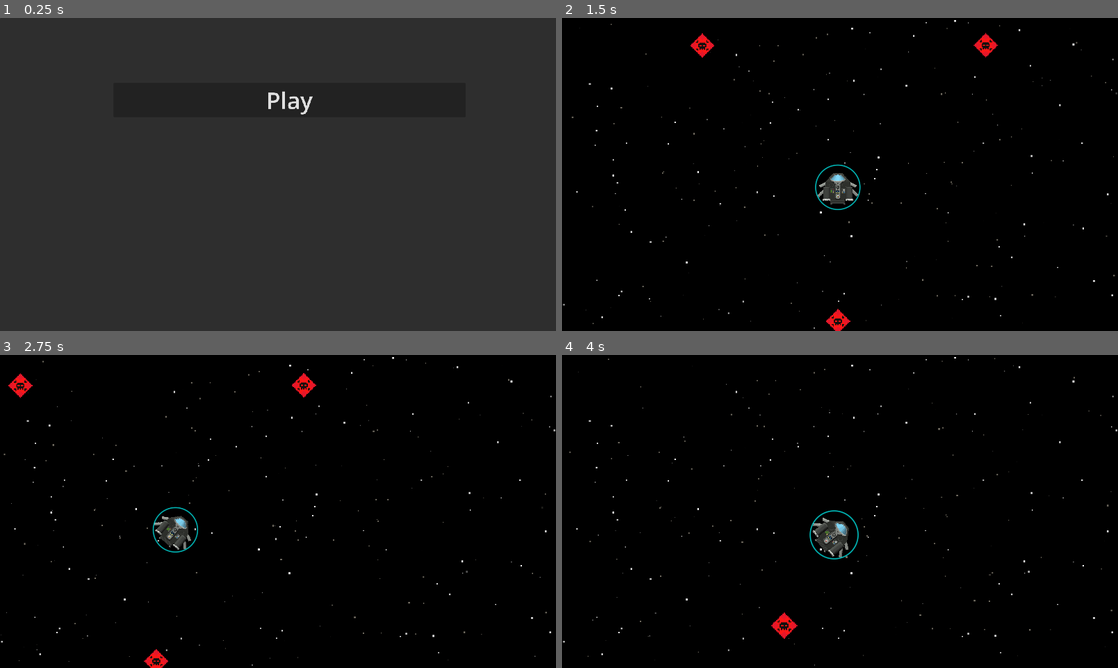
Above: before the commit, frames 1-4 (two rows, left to right).
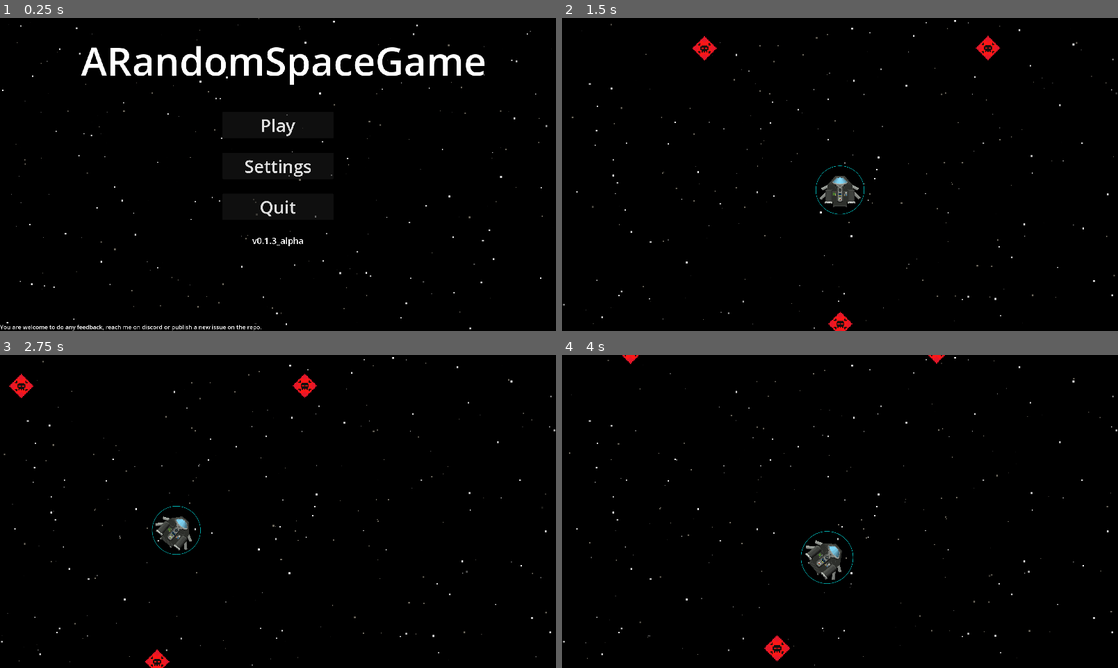
Above: after the commit, the same moments.

Repository: creusator/A_Random_Space_Game
Game: Godot game, scene res://UI/Menus/MainMenu/MainMenu.tscn
The game is run twice, just before and just after one commit, with the same random seed, the same clock (stepped at 60 frames per second) and the same inputs.
Inputs (mouse positions are in pixels of both pictures, inside the frame that each line leads up to):
- Up to frame 1 (0.25 s): no input
- Up to frame 2 (1.5 s): click (840, 165) at 0.5 s, where only the run after the commit has a clickable "Settings"; click "Play" at 1.25 s
- Up to frame 3 (2.75 s): move the mouse to (400, 495) at 2.02 s; hold D (rotate_right) from 2.03 s (still down); hold Right mouse button (enable_precision_mode_hold) from 2.03 s (still down)
- Up to frame 4 (4 s): move the mouse to (728, 527) at 2.77 s; release D (rotate_right) at 2.78 s; release Right mouse button (enable_precision_mode_hold) at 2.78 s; hold S (thrust_down) 2.78-3.53 s; tap P (enable_precision_mode_toggle) at 2.85 s; move the mouse to (895, 442) at 3.52 s; hold D (rotate_right) from 3.53 s (still down); tap Mouse wheel up (zoom_in) at 3.6 s

The runs differ from the first frame. In frame 1, 99% of the frame differs, in the area x 0-100%, y 0-100%; in frame 2, 1.0%; in frame 3, 0.7%; in frame 4, 1.7%.

Commit message:
v0.1.3_alpha release commit
- Refined main menu
- Added pause menu
- Finished energy shield shader (now supports capsule collision shapes)

Diff:
--- a/Backgrounds/Space/BackgroundSpace.tscn
+++ b/Backgrounds/Space/BackgroundSpace.tscn
@@ -102,7 +102,7 @@
 scale_curve = SubResource("CurveTexture_h6p4p")
 color_ramp = SubResource("GradientTexture1D_2lqwn")
 
-[node name="BehindCamera" type="ParallaxBackground"]
+[node name="SpaceBackground" type="ParallaxBackground"]
 scroll_ignore_camera_zoom = true
 
 [node name="Skybox" type="ColorRect" parent="."]
@@ -143,7 +143,7 @@
 process_material = SubResource("ParticleProcessMaterial_h6p4p")
 
 [node name="InFrontOfCamera" type="ParallaxBackground" parent="."]
-layer = 100
+layer = 15
 
 [node name="ParallaxLayer" type="ParallaxLayer" parent="InFrontOfCamera"]
 motion_mirroring = Vector2(1920, 1080)
--- a/Entities/Ships/NorikerMKI/ShipComponents/InternalComponents/ShieldGenerator/NorikerShield.tscn
+++ b/Entities/Ships/NorikerMKI/ShipComponents/InternalComponents/ShieldGenerator/NorikerShield.tscn
@@ -13,9 +13,10 @@
 shader_parameter/line_thickness = 3.0
 shader_parameter/smooth_factor = 4.0
 shader_parameter/inner_shrink = 0.65
+shader_parameter/corner_radius_factor = 1.0
 
 [sub_resource type="CircleShape2D" id="CircleShape2D_22pi5"]
-radius = 80.0
+radius = 85.0
 
 [sub_resource type="ShaderMaterial" id="ShaderMaterial_ocreq"]
 shader = ExtResource("2_s45xk")
@@ -24,8 +25,9 @@
 shader_parameter/radius = 50.0
 shader_parameter/color = Vector4(0, 0.8, 1, 0.73)
 shader_parameter/line_thickness = 0.1
-shader_parameter/smooth_factor = 4.0
+shader_parameter/smooth_factor = 1.0
 shader_parameter/inner_shrink = 1.0
+shader_parameter/corner_radius_factor = 100.0
 
 [sub_resource type="Gradient" id="Gradient_ocreq"]
 offsets = PackedFloat32Array(1)
--- a/Game.tscn
+++ b/Game.tscn
@@ -1,9 +1,10 @@
-[gd_scene load_steps=5 format=3 uid="uid://bl2wfrt4wupur"]
+[gd_scene load_steps=6 format=3 uid="uid://bl2wfrt4wupur"]
 
 [ext_resource type="PackedScene" uid="uid://do78wutwh6no7" path="res://Backgrounds/Space/BackgroundSpace.tscn" id="1_sb48q"]
 [ext_resource type="PackedScene" uid="uid://d0lyfduv8cm45" path="res://Entities/Ships/NorikerMKI/NorikerMKI.tscn" id="1_u44n3"]
 [ext_resource type="Script" uid="uid://dq3r12sc157up" path="res://UI/Camera/Camera.gd" id="4_sb48q"]
 [ext_resource type="PackedScene" uid="uid://bq1j8bbq5k0n1" path="res://Entities/zDevObjects/Killbox.tscn" id="4_t88pq"]
+[ext_resource type="PackedScene" uid="uid://bs4dsk2ecagfa" path="res://UI/Menus/PauseMenu/PauseMenu.tscn" id="5_t88pq"]
 
 [node name="Main" type="Node2D"]
 
@@ -21,9 +22,8 @@
 zoom_speed = 4.0
 max_zoom = 5.0
 min_zoom = 1.0
-mouse_influence_radius = 500.0
 
-[node name="BehindCamera" parent="Camera2D" instance=ExtResource("1_sb48q")]
+[node name="SpaceBackground" parent="Camera2D" instance=ExtResource("1_sb48q")]
 
 [node name="DirectionalLight2D" type="DirectionalLight2D" parent="."]
 color = Color(0.949658, 1, 0.943837, 1)
@@ -43,3 +43,8 @@
 position = Vector2(1, 459)
 scale = Vector2(4, 4)
 collision_layer = 4
+
+[node name="UI" type="CanvasLayer" parent="."]
+layer = 50
+
+[node name="PauseMenu" parent="UI" instance=ExtResource("5_t88pq")]
--- /dev/null
+++ b/Scripts/GlobalVariables.gd
@@ -0,0 +1,3 @@
+extends Node
+
+var version:String = "v0.1.3_alpha"
--- a/Scripts/Main/Main.gd
+++ /dev/null
@@ -1,17 +0,0 @@
-extends Node2D
-
-@onready var PauseMenu = $Ship/PauseMenu
-@onready var Ship = $Ship
-var paused = false
-
-func _process(_delta: float) -> void:
-	PauseMenu.rotation = -Ship.rotation
-	if Input.is_action_just_pressed("open_pause_menu"):
-		pauseMenu()
-
-func pauseMenu():
-	if paused :
-		PauseMenu.hide()
-	else :
-		PauseMenu.show()
-	paused = !paused
--- a/Scripts/Shaders/EnergyShield.gdshader
+++ b/Scripts/Shaders/EnergyShield.gdshader
@@ -8,6 +8,7 @@
 uniform float line_thickness = 0.1;
 uniform float smooth_factor = 4.0;
 uniform float inner_shrink = 1.0;
+uniform float corner_radius_factor = 100.0;
 
 float sd_circle(vec2 p, float r) {
 	return length(p) - r;
@@ -18,20 +19,30 @@
 	return length(max(q, vec2(0.0))) + min(max(q.x, q.y), 0.0) - r;
 }
 
+float sd_roundrect_custom(vec2 p, float half_w_norm, float half_h_norm, float corner_r_norm) {
+	float rect_half_x = max(half_w_norm - corner_r_norm, 0.0);
+	vec2 b = vec2(rect_half_x, half_h_norm);
+	vec2 q = abs(p) - b;
+	return length(max(q, vec2(0.0))) + min(max(q.x, q.y), 0.0) - corner_r_norm;
+}
+
 void fragment() {
 	vec2 center = vec2(0.5, 0.5);
 	float maxdim = max(shape_size.x, shape_size.y);
-	vec2 uv = (UV - center) * shape_size / maxdim;
+	vec2 uv = (UV - center) * shape_size * 1.1 / maxdim;
 	float sdf = 1.0;
+
 	if (shape_type == 0) {
-		float r = 0.48;
+		float r = 0.49;
 		sdf = sd_circle(uv, r);
 	} else {
-		float r_px = radius * 0.99;
-		float half_h_px = max((shape_size.y * 0.49) - r_px, 0.0);
-		float r_norm = r_px / maxdim;
+		float half_w_px = shape_size.x * 0.49;
+		float corner_px = clamp(radius * corner_radius_factor, 0.0, half_w_px);
+		float half_h_px = max((shape_size.y * 0.49) - corner_px, 0.0);
+		float half_w_norm = half_w_px / maxdim;
 		float half_h_norm = half_h_px / maxdim;
-		sdf = sd_roundrect(uv, vec2(r_norm, half_h_norm), r_norm);
+		float corner_r_norm = corner_px / maxdim;
+		sdf = sd_roundrect_custom(uv, half_w_norm, half_h_norm, corner_r_norm);
 	}
 	float inside = 1.0 - smoothstep(0.0, smooth_factor / maxdim, sdf);
 	float t_norm = line_thickness / maxdim;
@@ -39,17 +50,19 @@
 	float outline = 1.0 - smoothstep(t_norm, t_norm + s_norm, abs(sdf));
 	float inner = 0.0;
 	if (shape_type == 0) {
-		float r_in = 0.5 * inner_shrink;
+		float r_in = 0.49 * inner_shrink;
 		float sdf_in = sd_circle(uv, r_in);
 		inner = 1.0 - smoothstep(-s_norm, s_norm, sdf_in);
 	} else {
-		float r_px = radius;
-		float half_h_px = max((shape_size.y * 0.5) - r_px, 0.0);
-		float r_norm = r_px / maxdim;
-		float half_h_norm = half_h_px / maxdim;
-		vec2 b_in = vec2(r_norm * inner_shrink, half_h_norm * inner_shrink);
-		float r_in_norm = r_norm * inner_shrink;
-		float sdf_in = sd_roundrect(uv, b_in, r_in_norm);
+		float half_w_px = shape_size.x * 0.5;
+		float corner_px = clamp(radius * corner_radius_factor, 0.0, half_w_px);
+		float corner_px_in = corner_px * inner_shrink;
+		float half_h_px = max((shape_size.y * 0.5) - corner_px, 0.0);
+		float half_h_px_in = half_h_px * inner_shrink;
+		float half_w_norm_in = half_w_px / maxdim;
+		float half_h_norm_in = half_h_px_in / maxdim;
+		float corner_r_norm_in = corner_px_in / maxdim;
+		float sdf_in = sd_roundrect_custom(uv, half_w_norm_in, half_h_norm_in, corner_r_norm_in);
 		inner = 1.0 - smoothstep(-s_norm, s_norm, sdf_in);
 	}
 	float alpha = clamp((outline + (inside - inner)), 0.0, 1.0);
--- /dev/null
+++ b/Scripts/Shaders/Menu/MenuBlur.gdshader
@@ -0,0 +1,9 @@
+shader_type canvas_item;
+uniform sampler2D SCREEN_TEXTURE: hint_screen_texture, filter_linear_mipmap;
+
+uniform float blur: hint_range(0.0, 5.0) = 0.0;
+
+void fragment() {
+	vec4 color = texture(SCREEN_TEXTURE, SCREEN_UV, blur);
+	COLOR = color;
+}
--- a/Scripts/VFX/EnergyShieldVFX/AutoCollisionSize.gd
+++ b/Scripts/VFX/EnergyShieldVFX/AutoCollisionSize.gd
@@ -24,13 +24,13 @@
 		shape_type = 0
 		radius_px = shape.radius
 	elif shape is CapsuleShape2D:
-		new_size = Vector2(shape.radius * 2.1, shape.height)
+		new_size = Vector2(shape.radius * 2.0, shape.height)
 		shape_type = 1
 		radius_px = shape.radius / 2
 	else:
 		return
 
-	scale = new_size / texture_size
+	scale = (new_size / texture_size) * 1.1
 
 	mat.set_shader_parameter("shape_size", new_size)
 	mat.set_shader_parameter("shape_type", shape_type)
--- a/UI/Menus/MainMenu/MainMenu.gd
+++ b/UI/Menus/MainMenu/MainMenu.gd
@@ -1,9 +1,16 @@
 extends Panel
 
 @onready var play_button:Button = $MainMenuButtons/PlayButton
+@onready var quit_button:Button = $MainMenuButtons/QuitButton
+@onready var version_label:Label = $MainMenuButtons/Version
 
 func _ready() -> void:
 	play_button.pressed.connect(_on_play_button_pressed)
+	quit_button.pressed.connect(_on_quit_button_pressed)
+	version_label.text = GlobalVariables.version
 
 func _on_play_button_pressed() -> void:
 	get_tree().change_scene_to_file("res://Game.tscn")
+
+func _on_quit_button_pressed() -> void:
+	get_tree().quit()
--- a/UI/Menus/MainMenu/MainMenu.tscn
+++ b/UI/Menus/MainMenu/MainMenu.tscn
@@ -1,26 +1,77 @@
-[gd_scene load_steps=2 format=3 uid="uid://tj5g2m158dey"]
+[gd_scene load_steps=4 format=3 uid="uid://tj5g2m158dey"]
 
 [ext_resource type="Script" uid="uid://1wae0onivlyx" path="res://UI/Menus/MainMenu/MainMenu.gd" id="1_c6aju"]
+[ext_resource type="PackedScene" uid="uid://do78wutwh6no7" path="res://Backgrounds/Space/BackgroundSpace.tscn" id="2_rlwnk"]
+
+[sub_resource type="StyleBoxFlat" id="StyleBoxFlat_rlwnk"]
+bg_color = Color(0.6, 0.6, 0.6, 0)
+draw_center = false
 
 [node name="Panel" type="Panel"]
-anchors_preset = -1
+process_mode = 3
+anchors_preset = 15
 anchor_right = 1.0
 anchor_bottom = 1.0
+grow_horizontal = 2
+grow_vertical = 2
+theme_override_styles/panel = SubResource("StyleBoxFlat_rlwnk")
+script = ExtResource("1_c6aju")
+
+[node name="SpaceBackground" parent="." instance=ExtResource("2_rlwnk")]
+
+[node name="Title" type="Label" parent="."]
+layout_mode = 1
+anchors_preset = -1
+anchor_left = 0.1
+anchor_top = 0.05
+anchor_right = 0.9
+anchor_bottom = 0.2
 offset_right = 40.0
-offset_bottom = 40.0
-script = ExtResource("1_c6aju")
+offset_bottom = 23.0
+theme_override_constants/outline_size = 30
+theme_override_font_sizes/font_size = 135
+text = "ARandomSpaceGame"
+horizontal_alignment = 1
+
+[node name="Feedback" type="Label" parent="."]
+layout_mode = 1
+anchors_preset = 2
+anchor_top = 1.0
+anchor_bottom = 1.0
+offset_top = -23.0
+offset_right = 726.0
+grow_vertical = 0
+theme_override_constants/outline_size = 30
+theme_override_font_sizes/font_size = 20
+text = "You are welcome to do any feedback, reach me on discord or publish a new issue on the repo."
 
 [node name="MainMenuButtons" type="VBoxContainer" parent="."]
 layout_mode = 1
 anchors_preset = -1
-anchor_left = 0.2
-anchor_top = 0.2
-anchor_right = 0.8
+anchor_left = 0.4
+anchor_top = 0.3
+anchor_right = 0.6
 anchor_bottom = 0.8
-offset_right = 40.0
-offset_bottom = 40.0
+theme_override_constants/separation = 50
 
 [node name="PlayButton" type="Button" parent="MainMenuButtons"]
 layout_mode = 2
-theme_override_font_sizes/font_size = 80
+theme_override_font_sizes/font_size = 60
 text = "Play"
+
+[node name="Button" type="Button" parent="MainMenuButtons"]
+layout_mode = 2
+theme_override_font_sizes/font_size = 60
+text = "Settings"
+
+[node name="QuitButton" type="Button" parent="MainMenuButtons"]
+layout_mode = 2
+theme_override_font_sizes/font_size = 60
+text = "Quit"
+
+[node name="Version" type="Label" parent="MainMenuButtons"]
+layout_mode = 2
+theme_override_constants/outline_size = 30
+theme_override_font_sizes/font_size = 30
+text = "[PLACEHOLDER]"
+horizontal_alignment = 1
--- /dev/null
+++ b/UI/Menus/PauseMenu/PauseMenu.gd
@@ -0,0 +1,50 @@
+extends Control
+
+@onready var resume_button:Button = $Panel/PauseMenuButtons/ResumeButton
+@onready var restart_button:Button = $Panel/PauseMenuButtons/RestartButton
+@onready var settings_button:Button = $Panel/PauseMenuButtons/SettingsButton
+@onready var main_menu_button:Button = $Panel/PauseMenuButtons/MainMenuButton
+@onready var quit_button:Button = $Panel/PauseMenuButtons/QuitButton
+@onready var animation_player = $AnimationPlayer
+
+var is_paused:bool = false
+
+func _ready() -> void:
+	hide()
+	resume_button.pressed.connect(_on_resume_button_pressed)
+	restart_button.pressed.connect(_on_restart_button_pressed)
+	settings_button.pressed.connect(_on_settings_button_pressed)
+	main_menu_button.pressed.connect(_on_main_menu_button_pressed)
+	quit_button.pressed.connect(_on_quit_button_pressed)
+	animation_player.play("RESET")
+
+func _input(event: InputEvent) -> void:
+	if event.is_action_pressed("toggle_pause_menu"):
+		toggle_pause()
+
+func toggle_pause() -> void:
+	is_paused = !is_paused
+	get_tree().paused = is_paused
+	if is_paused:
+		show()
+		animation_player.play("PauseMenuBlurAnimation")
+	else:
+		animation_player.play_backwards("PauseMenuBlurAnimation")
+		await animation_player.animation_finished
+		hide()
+
+func _on_resume_button_pressed() -> void:
+	toggle_pause()
+
+func _on_restart_button_pressed() -> void:
+	toggle_pause()
+	get_tree().reload_current_scene()
+
+func _on_settings_button_pressed() -> void:
+	pass
+
+func _on_main_menu_button_pressed() -> void:
+	get_tree().change_scene_to_file("res://UI/Menus/MainMenu/MainMenu.tscn")
+
+func _on_quit_button_pressed() -> void:
+	get_tree().quit()
--- /dev/null
+++ b/UI/Menus/PauseMenu/PauseMenu.tscn
@@ -0,0 +1,120 @@
+[gd_scene load_steps=8 format=3 uid="uid://bs4dsk2ecagfa"]
+
+[ext_resource type="Script" uid="uid://cnb1ucxlpd5s1" path="res://UI/Menus/PauseMenu/PauseMenu.gd" id="1_etnfi"]
+[ext_resource type="Shader" uid="uid://wsv2d532da3n" path="res://Scripts/Shaders/Menu/MenuBlur.gdshader" id="1_nov15"]
+
+[sub_resource type="ShaderMaterial" id="ShaderMaterial_etnfi"]
+shader = ExtResource("1_nov15")
+shader_parameter/blur = 0.0
+
+[sub_resource type="StyleBoxFlat" id="StyleBoxFlat_8y7ot"]
+bg_color = Color(0, 0, 0, 0)
+
+[sub_resource type="Animation" id="Animation_etnfi"]
+resource_name = "PauseMenuBlurAnimation"
+length = 0.3
+tracks/0/type = "value"
+tracks/0/imported = false
+tracks/0/enabled = true
+tracks/0/path = NodePath("ColorRect:material:shader_parameter/blur")
+tracks/0/interp = 1
+tracks/0/loop_wrap = true
+tracks/0/keys = {
+"times": PackedFloat32Array(0, 0.3),
+"transitions": PackedFloat32Array(1, 1),
+"update": 0,
+"values": [0.0, 1.5]
+}
+
+[sub_resource type="Animation" id="Animation_q775a"]
+length = 0.001
+tracks/0/type = "value"
+tracks/0/imported = false
+tracks/0/enabled = true
+tracks/0/path = NodePath("ColorRect:material:shader_parameter/blur")
+tracks/0/interp = 1
+tracks/0/loop_wrap = true
+tracks/0/keys = {
+"times": PackedFloat32Array(0),
+"transitions": PackedFloat32Array(1),
+"update": 0,
+"values": [0.0]
+}
+
+[sub_resource type="AnimationLibrary" id="AnimationLibrary_q775a"]
+_data = {
+&"PauseMenuBlurAnimation": SubResource("Animation_etnfi"),
+&"RESET": SubResource("Animation_q775a")
+}
+
+[node name="PauseMenu" type="Control"]
+process_mode = 3
+layout_mode = 3
+anchors_preset = 15
+anchor_right = 1.0
+anchor_bottom = 1.0
+grow_horizontal = 2
+grow_vertical = 2
+script = ExtResource("1_etnfi")
+
+[node name="ColorRect" type="ColorRect" parent="."]
+material = SubResource("ShaderMaterial_etnfi")
+layout_mode = 1
+anchors_preset = 15
+anchor_right = 1.0
+anchor_bottom = 1.0
+grow_horizontal = 2
+grow_vertical = 2
+color = Color(0.389287, 0.389287, 0.389287, 1)
+
+[node name="Panel" type="Panel" parent="."]
+layout_mode = 1
+anchors_preset = -1
+anchor_left = 0.4
+anchor_top = 0.3
+anchor_right = 0.6
+anchor_bottom = 0.7
+offset_left = -20.0
+offset_top = -20.0
+offset_right = 20.0
+offset_bottom = 20.0
+grow_horizontal = 2
+grow_vertical = 2
+theme_override_styles/panel = SubResource("StyleBoxFlat_8y7ot")
+
+[node name="PauseMenuButtons" type="VBoxContainer" parent="Panel"]
+layout_mode = 1
+anchors_preset = -1
+anchor_right = 1.0
+anchor_bottom = 1.0
+theme_override_constants/separation = 39
+
+[node name="ResumeButton" type="Button" parent="Panel/PauseMenuButtons"]
+layout_mode = 2
+theme_override_font_sizes/font_size = 40
+text = "Resume"
+
+[node name="RestartButton" type="Button" parent="Panel/PauseMenuButtons"]
+layout_mode = 2
+theme_override_font_sizes/font_size = 40
+text = "Restart"
+
+[node name="SettingsButton" type="Button" parent="Panel/PauseMenuButtons"]
+layout_mode = 2
+theme_override_font_sizes/font_size = 40
+text = "Settings"
+
+[node name="MainMenuButton" type="Button" parent="Panel/PauseMenuButtons"]
+layout_mode = 2
+theme_override_font_sizes/font_size = 40
+text = "Back to menu"
+
+[node name="QuitButton" type="Button" parent="Panel/PauseMenuButtons"]
+layout_mode = 2
+theme_override_font_sizes/font_size = 40
+text = "Quit to desktop"
+
+[node name="AnimationPlayer" type="AnimationPlayer" parent="."]
+libraries = {
+&"": SubResource("AnimationLibrary_q775a")
+}
--- a/project.godot
+++ b/project.godot
@@ -14,6 +14,10 @@
 run/main_scene="uid://tj5g2m158dey"
 config/features=PackedStringArray("4.4", "GL Compatibility")
 run/max_fps=200
+
+[autoload]
+
+GlobalVariables="*res://Scripts/GlobalVariables.gd"
 
 [display]
 
@@ -76,7 +80,7 @@
 , Object(InputEventJoypadButton,"resource_local_to_scene":false,"resource_name":"","device":-1,"button_index":5,"pressure":0.0,"pressed":true,"script":null)
 ]
 }
-open_pause_menu={
+toggle_pause_menu={
 "deadzone": 0.2,
 "events": [Object(InputEventKey,"resource_local_to_scene":false,"resource_name":"","device":-1,"window_id":0,"alt_press …(195 unchanged characters)…
 ]
Not shown, added: Scripts/GlobalVariables.gd.uid
Not shown, removed: Scripts/Main/Main.gd.uid
Not shown, added: Scripts/Shaders/Menu/MenuBlur.gdshader.uid
Not shown, added: UI/Menus/PauseMenu/PauseMenu.gd.uid
